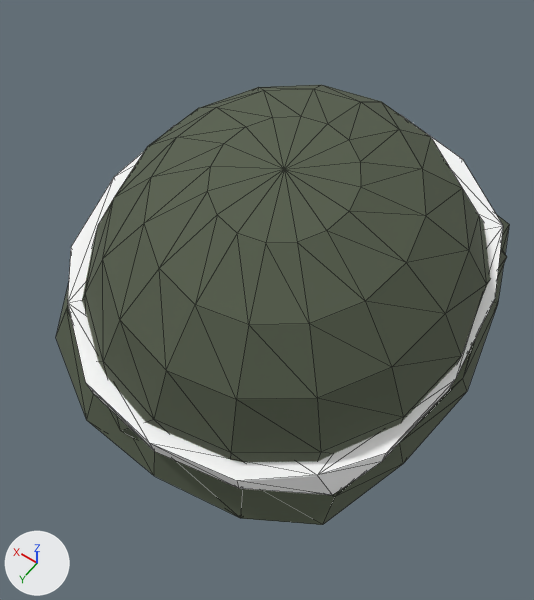
An edit to the glTF model assets/us/props/helmets/m1_barepot.glb, drawn before and after from the same camera.
Both versions are drawn from a 50 mm lens placed at (-0.146, 0.218, 0.28), pointed at (-0.009, 0.027, -0.021). The lights are fixed; the arrows at lower left show +X, +Y and +Z. The first picture is the older version. Mesh edges are drawn as thin lines. Vertices at exactly the same position are counted once.

Names of what the first picture shows: 'helmet_barepot_band', 'helmet_barepot_cover'.
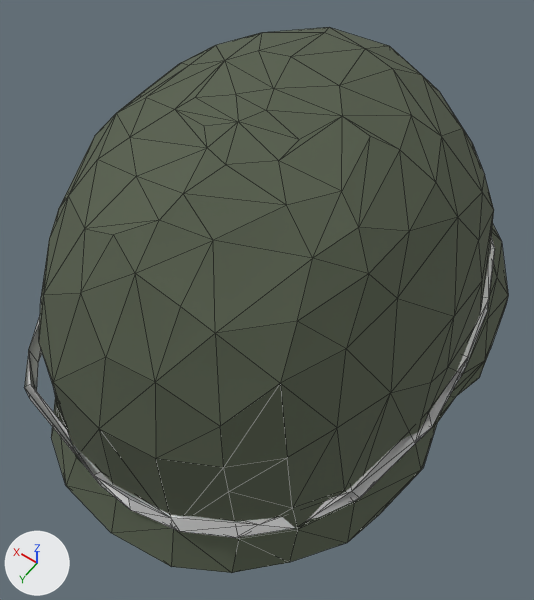
Pixel boxes [x1, y1, x2, y2] of what changed, in the pictures (534 x 600 px):
'helmet_barepot_cover', reshaped, moved (24% taller)
    before: [56, 85, 509, 525]
    after: [39, 27, 508, 573]
'helmet_barepot_band', reshaped, moved
    before: [68, 115, 503, 495]
    after: [25, 237, 495, 538]
part 2 of me_helmet_barepot_cover, rebuilt
    before: [82, 85, 507, 462]
    after: [39, 27, 508, 573]
part 3 of me_helmet_barepot_cover, deleted
    before: [56, 215, 509, 525]

Edits to the bpy script that builds the scene:
```text
Change me_helmet_barepot_band:
    used by ob_helmet_barepot_band; location = (0.0, 0.0, 0.0)
    remove me_helmet_barepot_band.from_pydata(...)  # 32 vertices, 60 faces; spans x -0.111..0.105, y -0.108..0.121, z -0.045..0.013
    add me_helmet_barepot_band.from_pydata(...)  # 70 vertices, 140 faces; spans x -0.111..0.111, y -0.13..0.143, z -0.041..0.009
    me_helmet_barepot_band part 1: the whole mesh is rebuilt
Change me_helmet_barepot_cover:
    used by ob_helmet_barepot_cover; location = (0.0, 0.0, 0.0)
    remove me_helmet_barepot_cover.from_pydata(...)  # 113 vertices, 204 faces; spans x -0.115..0.115, y -0.121..0.121, z -0.07..0.07
    add me_helmet_barepot_cover.from_pydata(...)  # 277 vertices, 520 faces; spans x -0.117..0.112, y -0.151..0.153, z -0.071..0.121
    me_helmet_barepot_cover part 2: the loose piece of 81 vertices spanning x -0.108..0.11, y -0.105..0.116, z -0.067..0.07 is rebuilt with 277 vertices and now spans x -0.117..0.112, y -0.151..0.153, z -0.071..0.121
    me_helmet_barepot_cover part 3: the loose piece of 32 vertices spanning x -0.115..0.115, y -0.121..0.121, z -0.07..-0.005 is deleted
Change ob_helmet_barepot_band:
    ob_helmet_barepot_band.location: (0.0, 0.0, 0.0) -> (0.0028, -0.001, -0.0253)
Change ob_helmet_barepot_cover:
    ob_helmet_barepot_cover.location: (0.0, 0.0, 0.0) -> (0.0028, -0.001, -0.0253)
```
